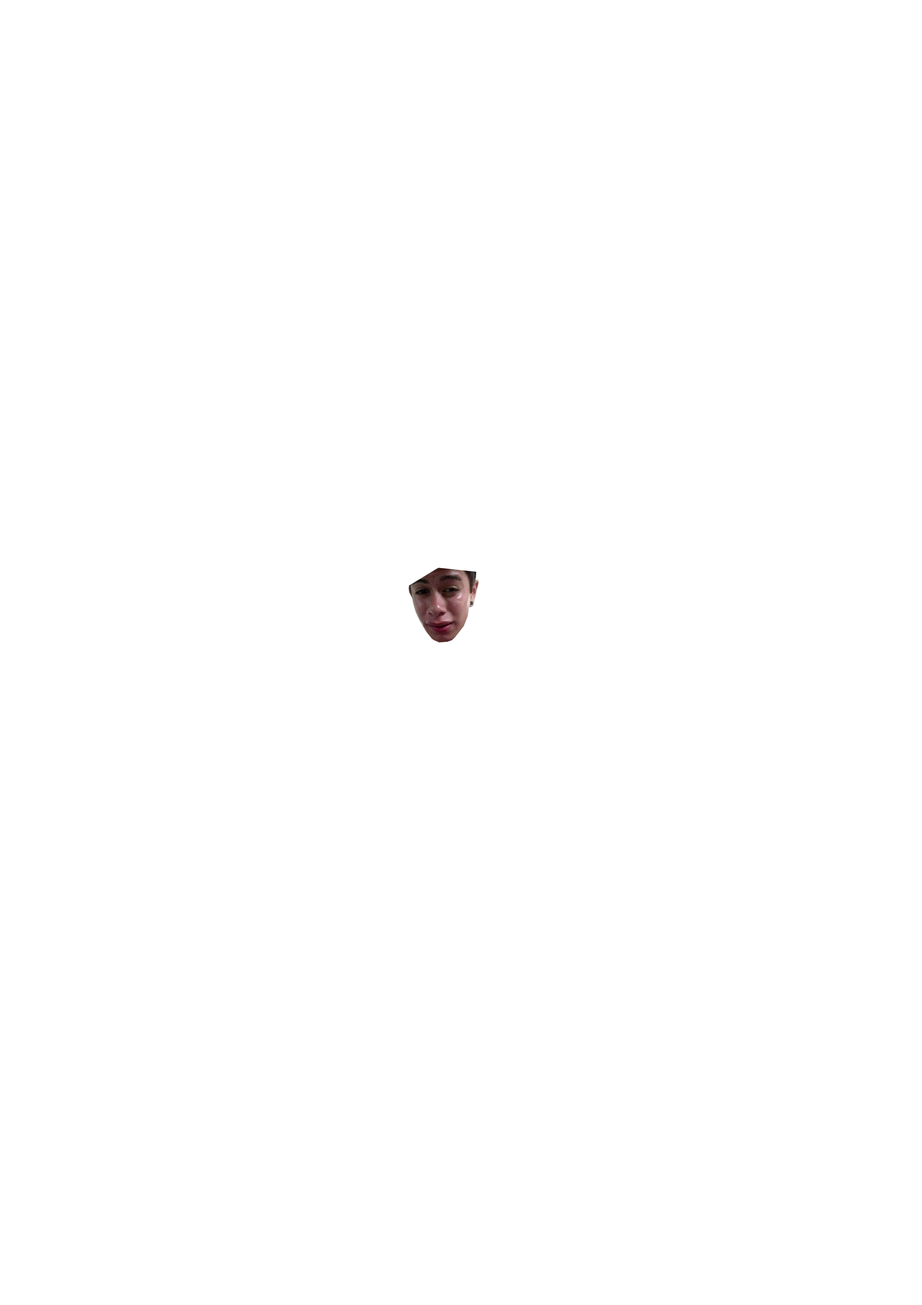
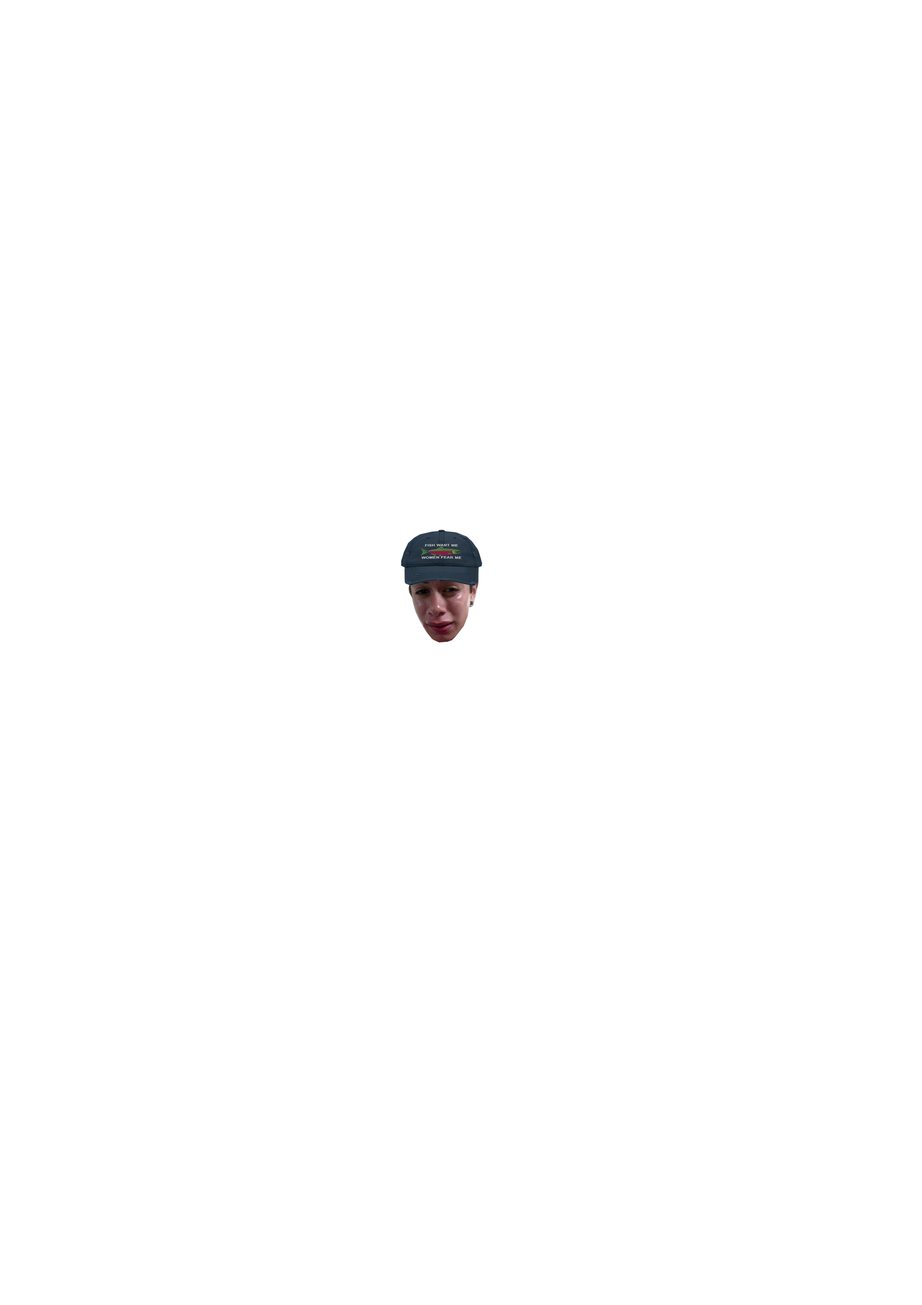
Two versions of the same layered image (922x1305). Layer-by-layer changes:
hid "Paint Layer 2 (pasted)" (1st of 5) over [left=404, top=567, right=480, bottom=586]
added layer "Paint Layer 2 (pasted)" (2nd of 5) above "Paint Layer 2 (pasted)" over [left=401, top=529, right=483, bottom=586]
showed "Paint Layer 2 (pasted)" (3rd of 5), painted on it over [left=402, top=543, right=483, bottom=586]
